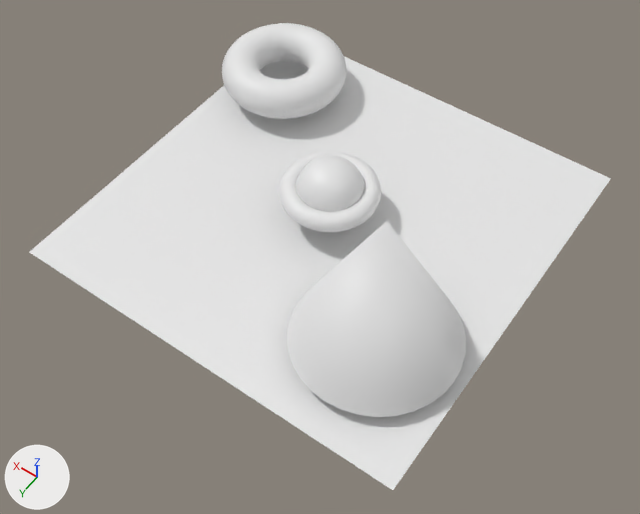
What one commit did to the FBX model VulkanEngine/Assets/models/scene.fbx.
One viewpoint serves both versions: a 50 mm lens placed at (-8.32, 12.07, 16.11), pointed at (-0.86, 1.63, -0.29). Arrows for +X, +Y and +Z are at lower left; the lights stay in place. Where no turn or scale is listed for an object, it has been applied to the vertices.
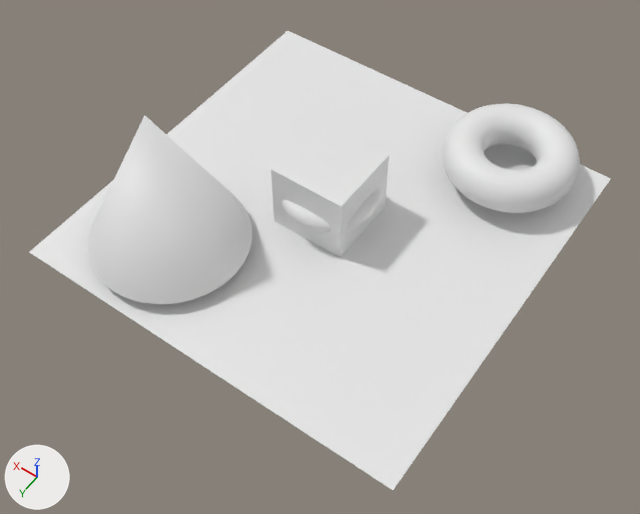
What differs and where, as boxes [x1, y1, x2, y2] in the pictures (640 x 514 px):
'Cone', moved: before [287, 221, 466, 417]; after [87, 115, 252, 304]
'Torus.001', moved: before [222, 23, 346, 119]; after [442, 104, 580, 213]
'Cube', reshaped: before [296, 155, 365, 212]; after [271, 121, 389, 258]
'Torus', unchanged, covered by the edit: before [279, 152, 381, 232]; after [281, 188, 381, 232]

Patch to the scene script:
```diff
--- a/VulkanEngine/Assets/models/scene.fbx.py
+++ b/VulkanEngine/Assets/models/scene.fbx.py
@@ me_cube @@
+me_cube.from_pydata(...)  # a box spanning x -1.0..1.0, y -1.0..1.0, z -1.0..1.0
+me_cube.materials.append(mat_material)  # white #e7e7e7
@@ ob_cube @@
-ob_cube = bpy.data.objects.new('Cube', me_cube_001)
+ob_cube = bpy.data.objects.new('Cube', me_cube)
 ob_cube.location = (0.0, 0.0, 0.0)
@@ ob_cone @@
 ob_cone = bpy.data.objects.new('Cone', me_cone)
-ob_cone.location = (-3.07, 2.57, 1.44)
+ob_cone.location = (2.57, 3.07, 1.44)
 ob_cone.scale = (1.99, 1.99, 1.99)
@@ ob_torus_001 @@
 ob_torus_001 = bpy.data.objects.new('Torus.001', me_torus_001)
-ob_torus_001.location = (3.67, -3.01, -0.08)
+ob_torus_001.location = (-3.01, -3.67, -0.08)
 ob_torus_001.scale = (0.489, 0.489, 0.489)
```
